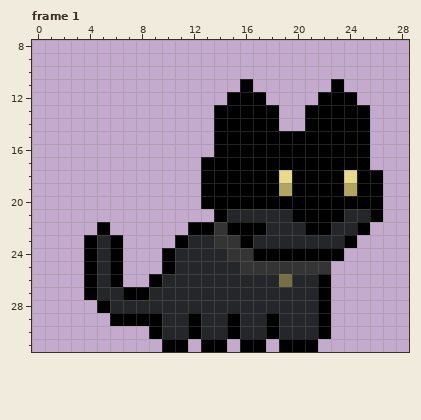
Two versions of one animated GIF sprite, bearhacks/assets/gifs/batmancatsitting.gif. The picture above is the old version.
The file is 32x32 pixels. Colours within 5 levels of each other are drawn and written as one. Shown: frame 1: x 0..28, y 8..31. The commit also changed other frames, which this record leaves out.
And afterwards:
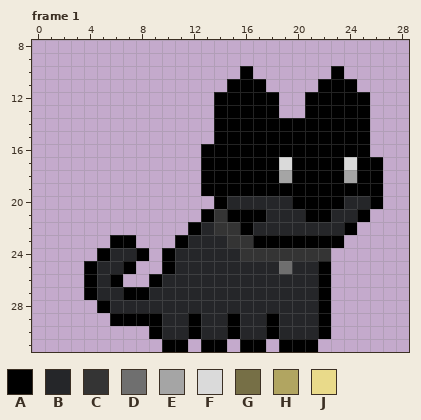
Palette (. is transparent): A #000000  B #252629  C #343434  D #6f6f6f  E #a5a5a5  F #dadada  G #766f46  H #b1a561  J #e9da8a
The exact change:
--- frame 1
@@ x 0..28 @@
  9 .............................
-10 .............................
-11 ................A......A.....
-12 ...............AAA....AAA....
+10 ................A......A.....
+11 ...............AAA....AAA....
+12 ..............AAAAA..AAAAA...
 13 ..............AAAAA..AAAAA...
-14 ..............AAAAA..AAAAA...
+14 ..............AAAAAAAAAAAA...
 15 ..............AAAAAAAAAAAA...
-16 ..............AAAAAAAAAAAA...
-17 .............AAAAAAAAAAAAA...
-18 .............AAAAAAJAAAAJAA..
-19 .............AAAAAAHAAAAHAA..
-20 .............AAAAAAAAAAAAAA..
-21 ..............ABBBBBAAAABBA..
-22 .....A......AACAAABBBAABBA...
-23 ....ABA....ABBCCABBBBBBBA....
-24 ....ABA...ABBBBCCAAAAAAA.....
-25 ....ABA...ABBBBBCCCCCCC......
-26 ....ABA..ABBBBBBBBBGBBA......
+16 .............AAAAAAAAAAAAA...
+17 .............AAAAAAFAAAAFAA..
+18 .............AAAAAAEAAAAEAA..
+19 .............AAAAAAAAAAAAAA..
+20 ..............ABBBBBAAAABBA..
+21 .............ACAAABBBAABBA...
+22 ............ABCCABBBBBBBA....
+23 ......AA...ABBBCCAAAAAAA.....
+24 .....ABBA.ABBBBBCCCCCCC......
+25 ....ABBA..ABBBBBBBBDBBA......
+26 ....ABA..ABBBBBBBBBBBBA......
 27 ....ABBAABBBBBBBBBBBBBA......
Changed places in both pictures, as pixel boxes (x1, y1, x2, y2):
changed: (201, 66, 383, 287)
changed: (84, 222, 149, 274)
